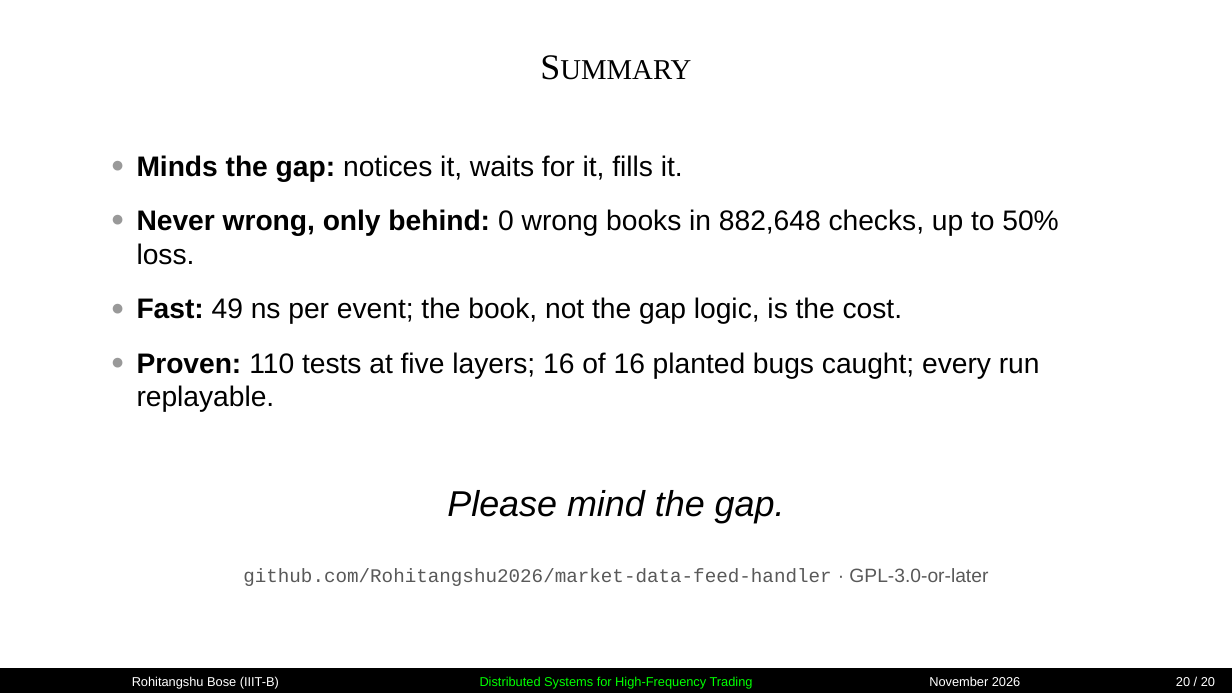
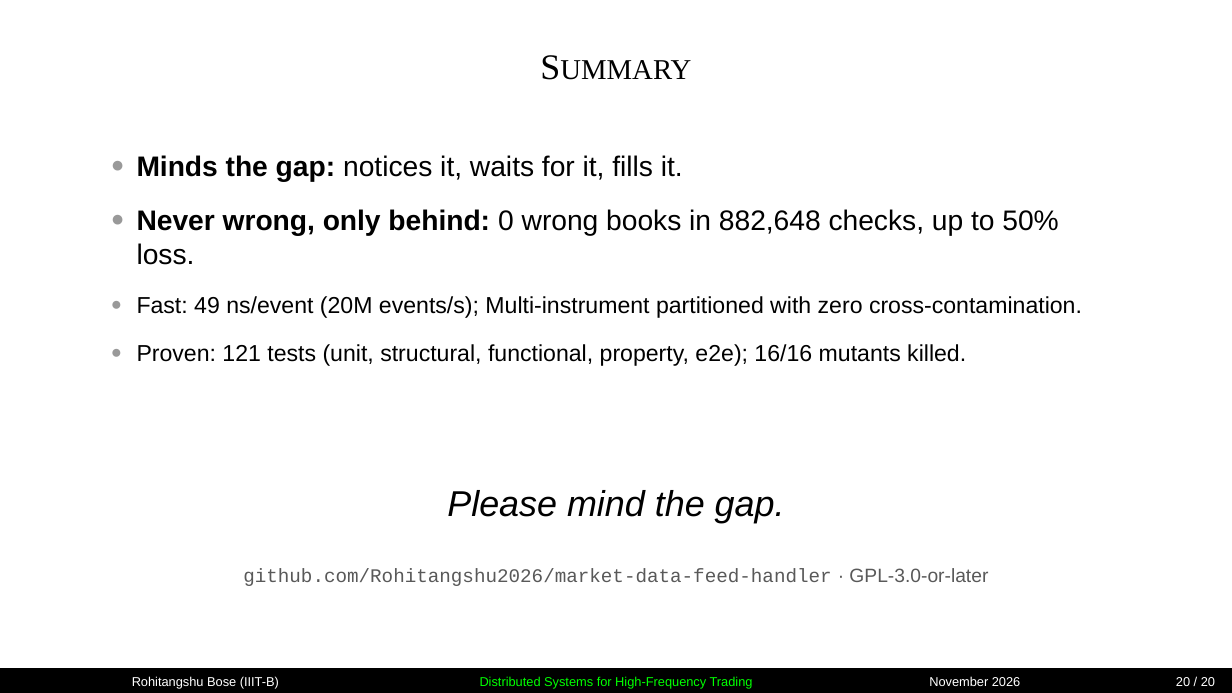
Before and after one commit to Rohitangshu2026/market-data-feed-handler, a slide deck: slide 20 of docs/feed-handler-deck.pptx. Drawn at 1232x693 pixels with LibreOffice and Linux fonts; fonts in the diff are those of the drawing. Boxes give left, top, right and bottom in pixels: in the first picture for what was removed or moved away, otherwise in the second. Text is boxed around its words. In the diff, an @@ line names an element or a change of style, - is before the commit and + after.

Commit message:
docs: update PowerPoint presentation deck with multi-instrument architecture
- Update slide count: exactly 20 slides under 7 outlines matching clean style
- Integrate Multi-Instrument partitioning architecture and flow (MultiExchange,
  MultiFeedHandler, MultiLossyLink)
- Update test suite metrics: 121 automated tests, 16/16 mutants caught, ASan clean
- Add 'feed_demo multi' to failure cases & live demo table
- Emphasize enterprise value drivers, reproducible seed replay and GPL-3.0 license

```diff
--- a/docs/feed-handler-deck.pptx
+++ b/docs/feed-handler-deck.pptx
@@ text at (x1=137, y1=296, x2=1082, y2=366): text changed; size 22 to 18 pt @@
-● Fast: 49 ns per event; the book, not the gap logic, is the cost.
-● Proven: 110 tests at five layers; 16 of 16 planted bugs caught; every run replayable.
+● Fast: 49 ns/event (20M events/s); Multi-instrument partitioned with zero cross-contamination.
+● Proven: 121 tests (unit, structural, functional, property, e2e); 16/16 mutants killed.
```
Also in this commit, not shown: 9 other slides changed, 1 other file.
